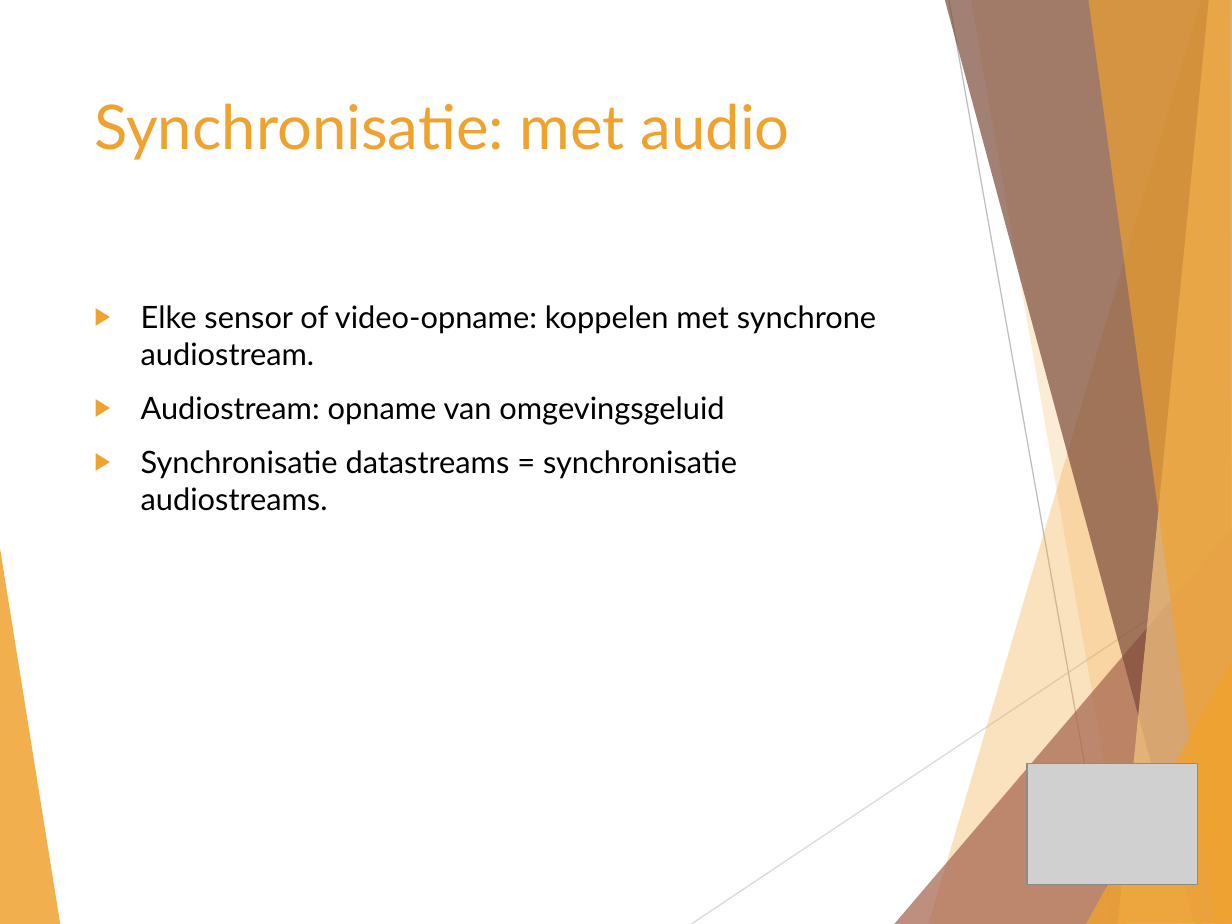
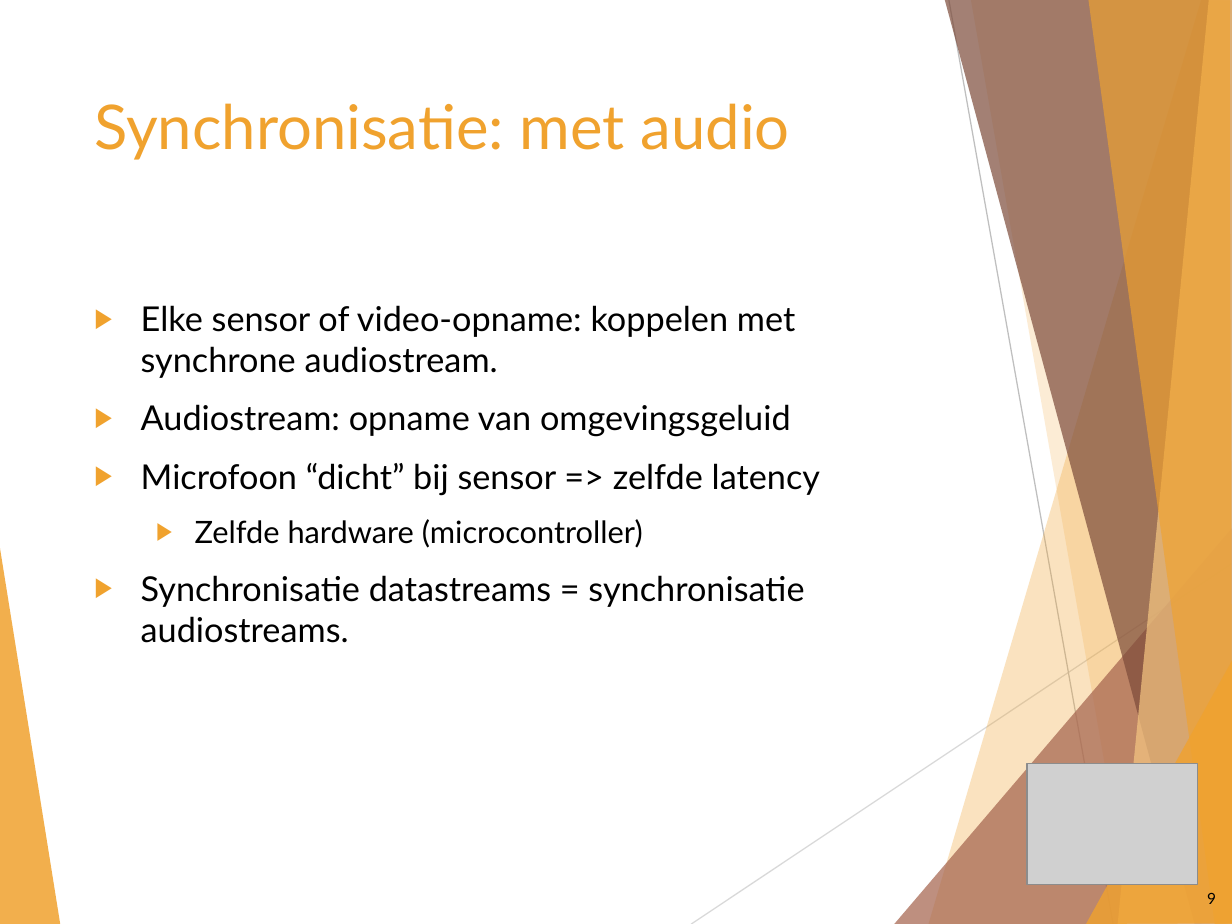
Before and after one commit to wardva/SignalSync, a slide deck: slide 9 of Presentatie 1/Masterproef_final.pptx. Drawn at 1232x924 pixels with LibreOffice and Linux fonts; fonts in the diff are those of the drawing; grey boxes stand for pictures. Boxes give left, top, right and bottom in pixels: in the first picture for what was removed or moved away, otherwise in the second. Text is boxed around its words. In the diff, an @@ line names an element or a change of style, - is before the commit and + after.

```diff
--- a/Presentatie 1/Masterproef_final.pptx
+++ b/Presentatie 1/Masterproef_final.pptx
@@ text at (141,305,804,643): size 18 to 20 pt in "Elke sensor of video-opname: koppelen met synchrone ...", "Audiostream: opname van omgevingsgeluid", "Synchronisatie datastreams = synchronisatie audiostreams." @@
@@ text at (141,463,820,548): paragraphs added @@
+▶ Microfoon “dicht” bij sensor => zelfde latency
+  ▶ Zelfde hardware (microcontroller)
@@ page number added at (1207,893,1216,904), 9 pt, text #000000 @@
+9
```
Also in this commit, not shown: 12 other slides changed, 1 slide added, 21 other files.
